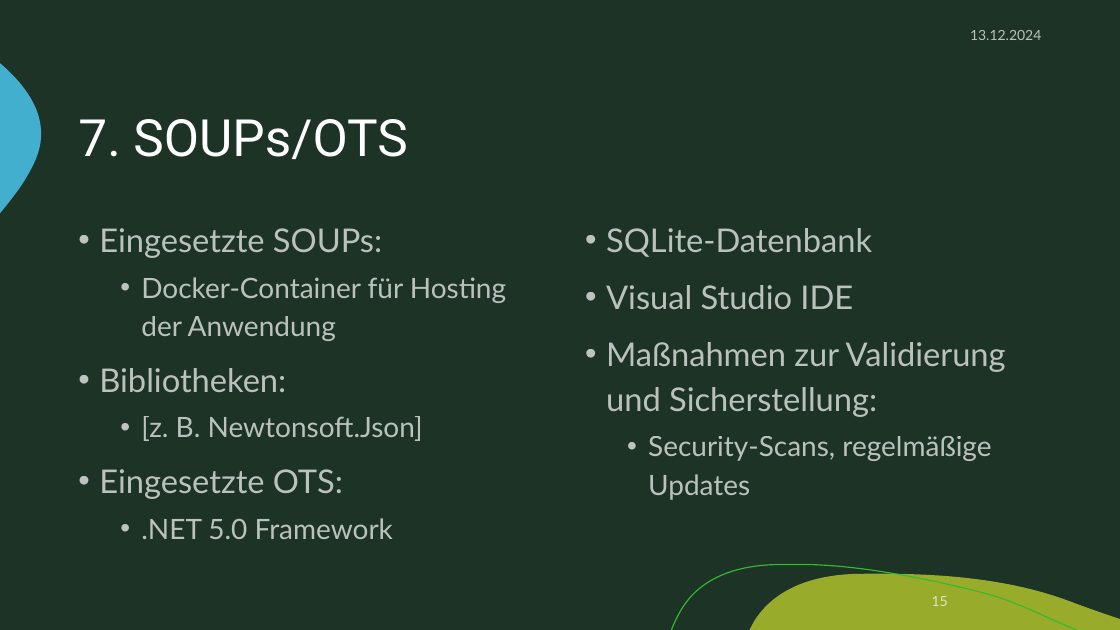
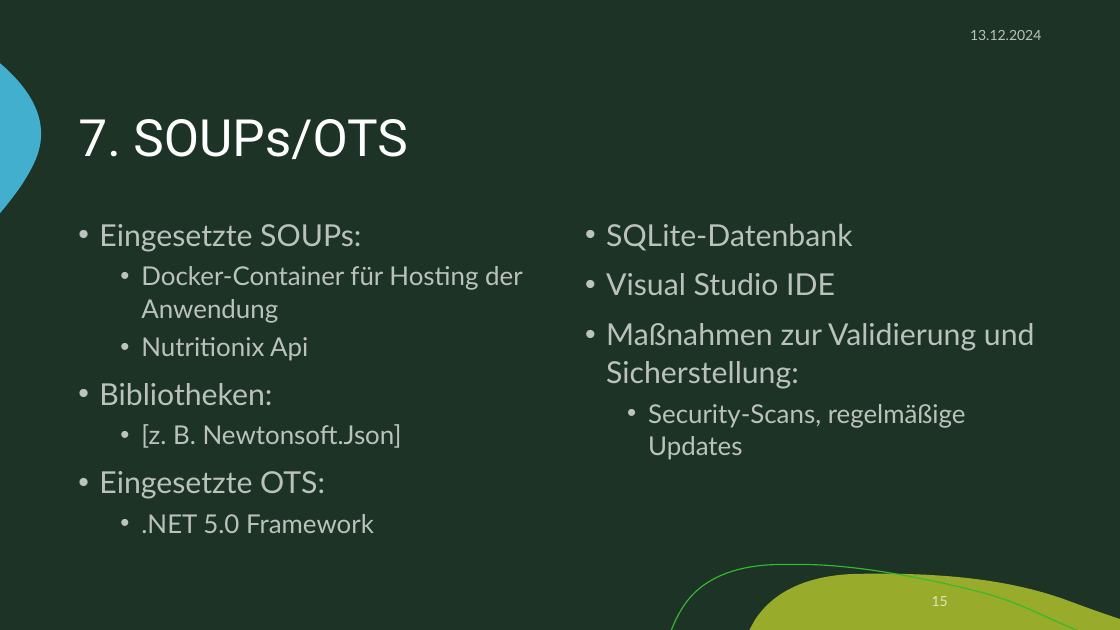
Before and after one commit to zIExpantion/ZumGelbenBach, a slide deck: slide 15 of Dokumente/Sprint-Backlog/Sprint-Backlog2.pptx. Drawn at 1120x630 pixels with LibreOffice and Linux fonts; fonts in the diff are those of the drawing; background and template pictures are left out. Boxes give left, top, right and bottom in pixels: in the first picture for what was removed or moved away, otherwise in the second. Text is boxed around its words. In the diff, an @@ line names an element or a change of style, - is before the commit and + after.

```diff
--- a/Dokumente/Sprint-Backlog/Sprint-Backlog2.pptx
+++ b/Dokumente/Sprint-Backlog/Sprint-Backlog2.pptx
@@ text at [99,224,523,533]: size 28 to 25.9 pt in "Eingesetzte SOUPs:", "Bibliotheken:", "Eingesetzte OTS:"; size 24 to 22.2 pt in "Docker-Container für Hosting der Anwendung", "[z. B. Newtonsoft.Json]", ".NET 5.0 Framework"; line spacing 1.15 to 1.05 @@
@@ text "SQLite-Datenbank" at [606,223,1035,460]: size 28 to 25.9 pt in "SQLite-Datenbank", "Visual Studio IDE", "Maßnahmen zur Validierung und Sicherstellung:"; size 24 to 22.2 pt in "Security-Scans, regelmäßige Updates"; line spacing 1.15 to 1.05 @@
@@ text at [141,337,308,361]: paragraph added @@
+  • Nutritionix Api
```
Also in this commit, not shown: 1 other slide changed.
